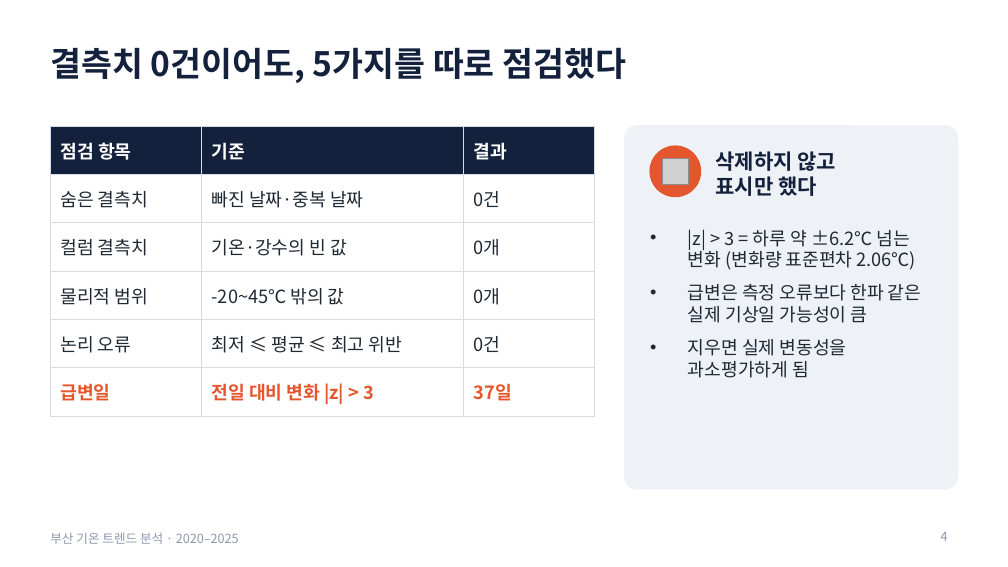
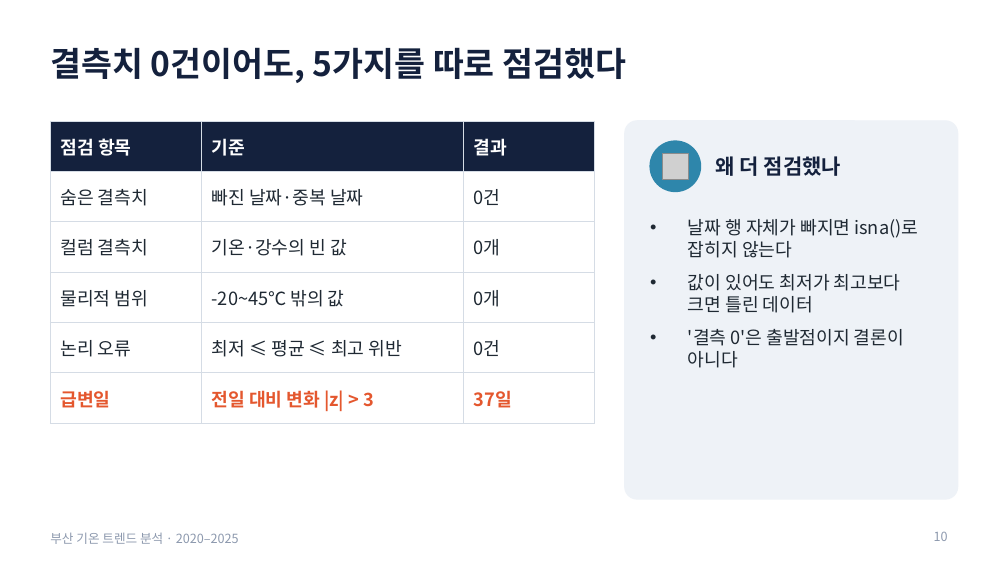
Before and after one commit to 17lucky71/busan-temperature-trend, a slide deck: slide 10 of docs/presentation.pptx (slide 4 before the commit). Drawn at 1008x567 pixels with LibreOffice and Linux fonts; fonts in the diff are those of the drawing; grey boxes stand for pictures. Boxes give left, top, right and bottom in pixels: in the first picture for what was removed or moved away, otherwise in the second. Text is boxed around its words. In the diff, an @@ line names an element or a change of style, - is before the commit and + after.

```diff
--- a/docs/presentation.pptx
+++ b/docs/presentation.pptx
@@ table: place and size @@
-table at [50,126,595,408]
+table at [50,121,595,415]
@@ rounded rectangle: place and size @@
-rounded rectangle at [625,126,958,489]
+rounded rectangle at [625,121,958,499]
@@ ellipse: place and size @@
-ellipse at [650,146,701,197]
+ellipse at [650,141,701,192]
@@ ellipse at [650,141,701,192]: fill #E4572E to #2E86AB; outline #E4572E 1 pt to #2E86AB 1 pt @@
@@ picture: place and size @@
-picture at [662,158,688,184]
+picture at [662,153,688,179]
@@ text at [716,156,841,176]: text changed @@
-삭제하지 않고
-표시만 했다
+왜 더 점검했나
@@ text at [688,219,918,368]: text changed @@
-• |z| > 3 = 하루 약 ±6.2℃ 넘는 변화 (변화량 표준편차 2.06℃)
-• 급변은 측정 오류보다 한파 같은 실제 기상일 가능성이 큼
-• 지우면 실제 변동성을 과소평가하게 됨
+• 날짜 행 자체가 빠지면 isna()로 잡히지 않는다
+• 값이 있어도 최저가 최고보다 크면 틀린 데이터
+• '결측 0'은 출발점이지 결론이 아니다
@@ page number at [934,532,948,541]: text changed @@
-4
+10
```
Also in this commit, not shown: 8 other slides changed, 14 slides added.
